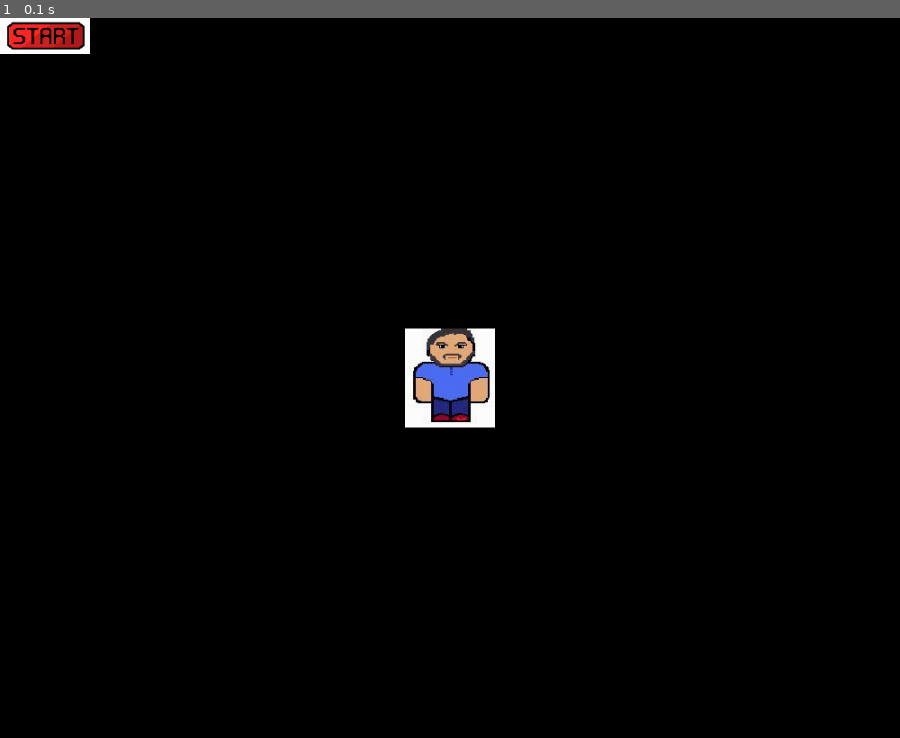
Above: before the commit, frame 1.
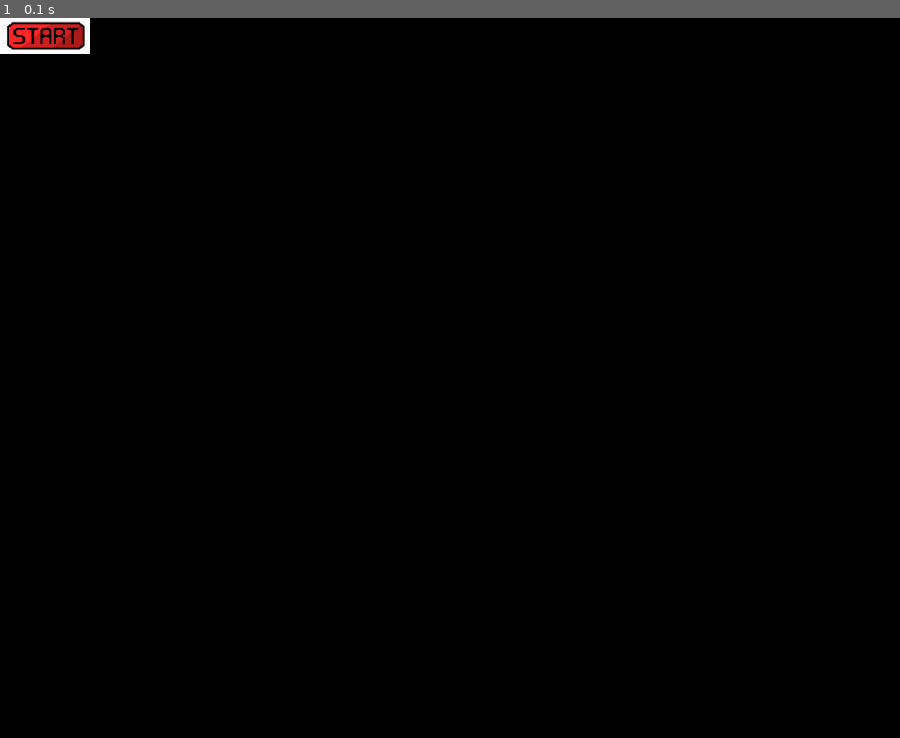
Above: after the commit, the same moment.

Repository: Juwek/pygame-project
Game: pygame game, started from main.py
Same seed, same stepped clock (60 frames per second), same inputs: the game is played once before the commit and once after it.
Inputs:
- Up to frame 1 (0.1 s): no input

The runs differ from the first frame. In frame 1, 1.3% of the frame differs, in the area x 45-55%, y 43-57%.

Commit message:
continue develop windows

Diff:
--- a/Scripts/Button.py
+++ b/Scripts/Button.py
@@ -10,5 +10,5 @@
         self.rect.x = 0
         self.rect.x = 0
 
-    def is_clicked(self):
-        pass
+    def is_clicked(self, func):
+        func()
--- a/extensions.py
+++ b/extensions.py
@@ -1,6 +1,7 @@
 import os
 import sys
 import pygame
+
 
 
 def load_image(name):
--- a/main.py
+++ b/main.py
@@ -1,8 +1,15 @@
-import pygame
 from constants import WIDTH, HEIGHT, FPS
 from Scripts.Player import Player
 from windows import *
 
+state = 0
+
+def set_state(num):
+    global state
+    state = num
+
+def get_state():
+    return state
 
 if __name__ == '__main__':
     pygame.init()
@@ -10,9 +17,10 @@
     size = WIDTH, HEIGHT
     screen = pygame.display.set_mode(size)
 
-    all_sprites = pygame.sprite.Group()
-    player = Player(all_sprites)
-    state = 0
+    start_group = pygame.sprite.Group()
+    lobby_group = pygame.sprite.Group()
+    main_group = pygame.sprite.Group()
+    player = Player(main_group)
 
     running = True
     while running:
@@ -21,8 +29,10 @@
             if event.type == pygame.QUIT:
                 running = False
 
-        if state == 0:
-            show_start_window(screen, all_sprites)
+        if get_state() == 0:
+            show_start_window(screen, start_group)
+        elif get_state() == 1:
+            show_lobby_window(screen, lobby_group)
 
         pygame.display.flip()
         clock.tick(FPS)
--- a/windows.py
+++ b/windows.py
@@ -1,18 +1,24 @@
 import pygame
 from Scripts.Button import Button
+from main import set_state
 
 
 def show_start_window(screen, group):
     start_button = Button("pictures/button.png", 100, 40, group)
 
-    while True:
+    running = True
+    while running:
         screen.fill('black')
         for event in pygame.event.get():
             if event.type == pygame.QUIT:
                 pygame.quit()
             if (event.type == pygame.MOUSEBUTTONDOWN and pygame.mouse.get_pressed()[0]
                 and start_button.rect.collidepoint(pygame.mouse.get_pos())):
-                print(start_button.rect)
+                set_state(1)
+                running = False
 
         group.draw(screen)
         pygame.display.flip()
+
+def show_lobby_window(screen, group):
+    print('ds')
